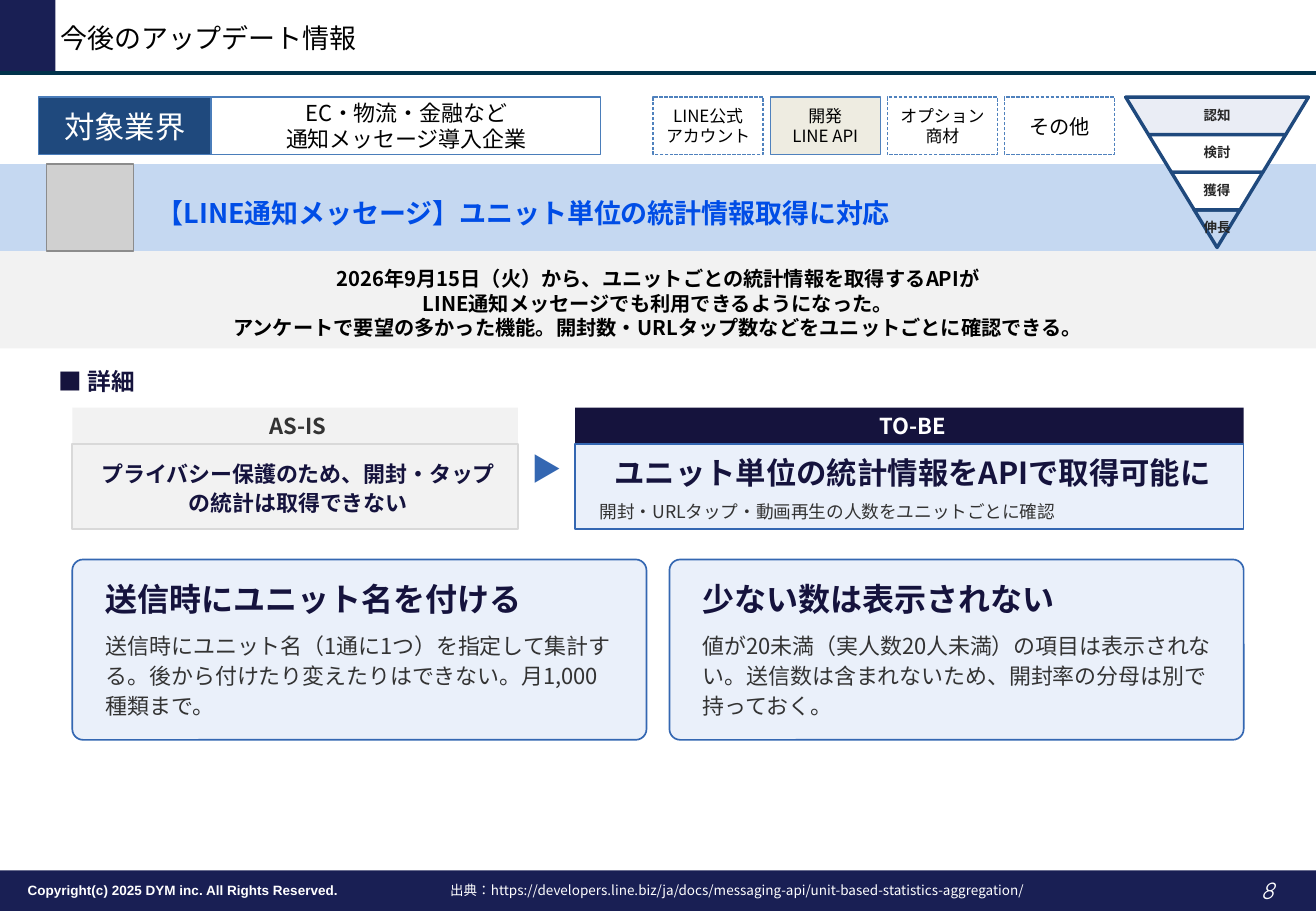
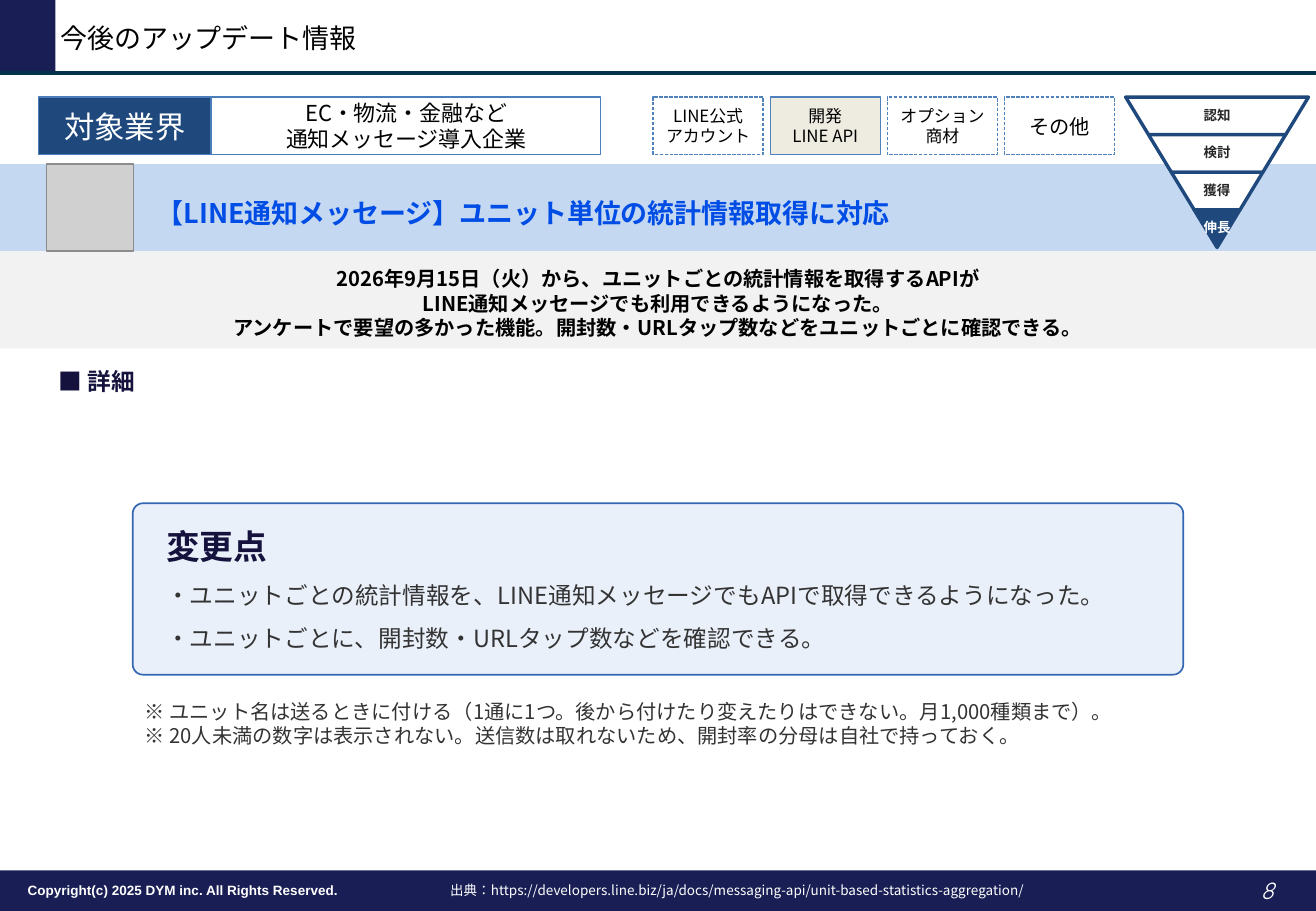
Before and after one commit to tonomura-r-dev/folder, a slide deck: slide 8 of LINEOA媒体最新情報_2026年10月トレンドレポート.pptx. Drawn at 1316x911 pixels with LibreOffice and Linux fonts; fonts in the diff are those of the drawing; grey boxes stand for pictures; background and template pictures are left out. Boxes give left, top, right and bottom in pixels: in the first picture for what was removed or moved away, otherwise in the second. Text is boxed around its words. In the diff, an @@ line names an element or a change of style, - is before the commit and + after.

```diff
--- a/LINEOA媒体最新情報_2026年10月トレンドレポート.pptx
+++ b/LINEOA媒体最新情報_2026年10月トレンドレポート.pptx
@@ trapezoid at (1126,97,1310,135): fill #EAEDF5 to #FFFFFF @@
@@ text "伸長" at (1204,219,1231,237): text colour #262626 to #FFFFFF @@
@@ trapezoid at (1194,210,1241,248): fill none to #1F497D @@
@@ rectangle removed at (73,408,519,445) @@
-AS-IS
@@ text removed at (518,408,575,530) @@
-▶
@@ rectangle removed at (576,408,1244,445) @@
-TO-BE
@@ rectangle removed at (73,445,519,530) @@
-プライバシー保護のため、開封・タップの統計は取得できない
@@ rectangle removed at (576,445,1244,530) @@
-ユニット単位の統計情報をAPIで取得可能に
-開封・URLタップ・動画再生の人数をユニットごとに確認
@@ rounded rectangle "変更点": place and size @@
-rounded rectangle "変更点" at (670,560,1244,741)
+rounded rectangle "変更点" at (132,503,1184,674)
@@ text in rounded rectangle at (166,530,1104,649): text changed; size 13 to 14 pt @@
-少ない数は表示されない
-値が20未満（実人数20人未満）の項目は表示されない。送信数は含まれないため、開封率の分母は別で持っておく。
+変更点
+・ユニットごとの統計情報を、LINE通知メッセージでもAPIで取得できるようになった。
+・ユニットごとに、開封数・URLタップ数などを確認できる。
@@ rounded rectangle removed at (73,560,648,741) @@
-送信時にユニット名を付ける
-送信時にユニット名（1通に1つ）を指定して集計する。後から付けたり変えたりはできない。月1,000種類まで。
@@ text added at (169,702,1112,745), 12 pt, text #333333 @@
+※ ユニット名は送るときに付ける（1通に1つ。後から付けたり変えたりはできない。月1,000種類まで）。
+※ 20人未満の数字は表示されない。送信数は取れないため、開封率の分母は自社で持っておく。
```
Also in this commit, not shown: 1 other file.
